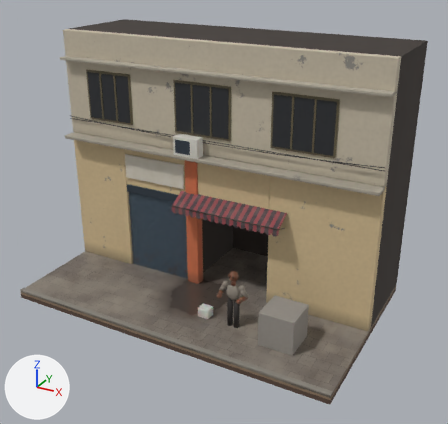
The Blender file art/blender/template.blend: old version first, new version second.
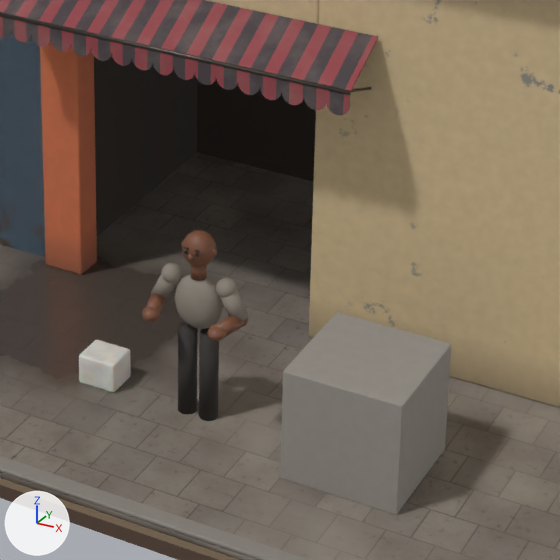
Each version is shown whole from a 50 mm lens placed at (8.43, -11.45, 9.86), pointed at (0.55, 2.87, 2.7), then close up on the part from 39% to 76% of the width and 48% to 87% of the height. Every picture has the same lights, and +X, +Y and +Z are marked at lower left. The last two pictures show the newer version.

The older version as bpy lines, for what is in view:
```python
ob_facade_pier_r = bpy.data.objects.new('FACADE_pier_R', me_facade_pier_r)
ob_facade_pier_r.location = (0.0, 0.0, 0.0)
ob_ref_person_1m60_brow0 = bpy.data.objects.new('REF_person_1m60_brow0', me_ref_person_1m60_brow0)
ob_ref_person_1m60_brow0.parent = ob_ref_person_1m60_root
ob_ref_person_1m60_brow0.location = (0.0, 0.0, 0.0)
ob_ref_person_1m60_ear0 = bpy.data.objects.new('REF_person_1m60_ear0', me_ref_person_1m60_ear0)
ob_ref_person_1m60_ear0.parent = ob_ref_person_1m60_root
ob_ref_person_1m60_ear0.location = (0.0, 0.0, 0.0)
ob_ref_person_1m60_eye0 = bpy.data.objects.new('REF_person_1m60_eye0', me_ref_person_1m60_eye0)
ob_ref_person_1m60_eye0.parent = ob_ref_person_1m60_root
ob_ref_person_1m60_eye0.location = (0.0, 0.0, 0.0)
ob_ref_person_1m60_head = bpy.data.objects.new('REF_person_1m60_head', me_ref_person_1m60_head)
ob_ref_person_1m60_head.parent = ob_ref_person_1m60_root
ob_ref_person_1m60_head.location = (0.0, 0.0, 0.0)
ob_ref_person_1m60_leg0 = bpy.data.objects.new('REF_person_1m60_leg0', me_ref_person_1m60_leg0)
ob_ref_person_1m60_leg0.parent = ob_ref_person_1m60_root
ob_ref_person_1m60_leg0.location = (0.0, 0.0, 0.0)
ob_ref_person_1m60_leg1 = bpy.data.objects.new('REF_person_1m60_leg1', me_ref_person_1m60_leg1)
ob_ref_person_1m60_leg1.parent = ob_ref_person_1m60_root
ob_ref_person_1m60_leg1.location = (0.0, 0.0, 0.0)
ob_ref_person_1m60_neck = bpy.data.objects.new('REF_person_1m60_neck', me_ref_person_1m60_neck)
ob_ref_person_1m60_neck.parent = ob_ref_person_1m60_root
ob_ref_person_1m60_neck.location = (0.0, 0.0, 0.0)
ob_ref_person_1m60_torso = bpy.data.objects.new('REF_person_1m60_torso', me_ref_person_1m60_torso)
ob_ref_person_1m60_torso.parent = ob_ref_person_1m60_root
ob_ref_person_1m60_torso.location = (0.0, 0.0, 0.0)
# also in view: 'SHOP_awning' at (0.75, 2.72, 2.88); 'PLINTH_bedding' at (0.0, 3.0, -0.09); 'PLINTH_soil' at (0.0, 3.0, -0.19); 'PLINTH_kerb' at (0.0, 0.08, 0.02); 'BUILDING_mass_0' at (-2.83, 4.62, 3.7)
```
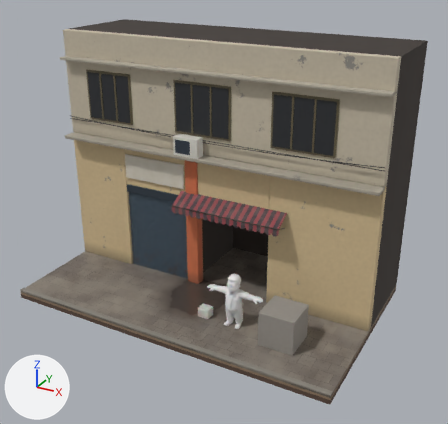
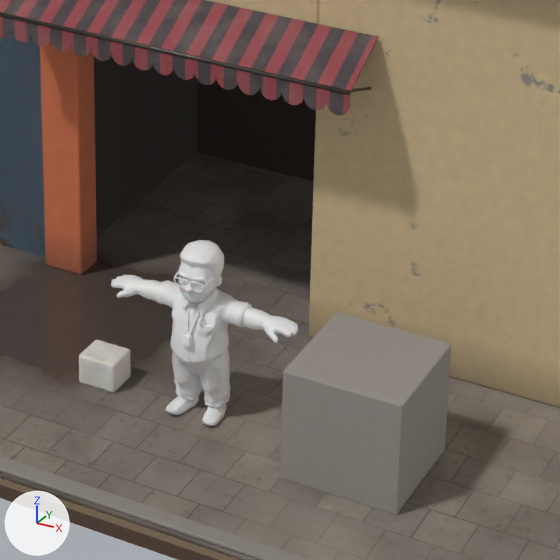
Not visible in the close-ups: 'REF_person_1m60_ear0', 'REF_person_1m60_brow0', 'REF_person_1m60_brow1'.

Boxes (x1, y1, x2, y2) around the edits, measured in the close-ups (560 x 560 px):
'REF_person_1m60_body', added: after (111, 240, 298, 426)
'REF_person_1m60_torso', deleted: before (175, 274, 223, 329)
'REF_person_1m60_leg0', deleted: before (178, 322, 198, 415)
'REF_person_1m60_leg1', deleted: before (199, 328, 219, 421)
'REF_person_1m60_head', deleted: before (182, 230, 216, 267)
'REF_person_1m60_upper_L', deleted: before (220, 290, 249, 321)
'REF_person_1m60_shoulder_R', deleted: before (161, 263, 182, 284)
'REF_person_1m60_shoulder_L', deleted: before (216, 278, 237, 298)
'REF_person_1m60_fore_L', deleted: before (215, 316, 245, 336)
'REF_person_1m60_upper_R', deleted: before (151, 275, 176, 302)
'REF_person_1m60_hand_R', deleted: before (142, 307, 161, 322)
'REF_person_1m60_hand_L', deleted: before (207, 324, 227, 341)
'REF_person_1m60_neck', deleted: before (191, 265, 207, 281)
'REF_person_1m60_fore_R', deleted: before (146, 293, 165, 310)
'REF_person_1m60_nose', deleted: before (188, 254, 193, 261)
'REF_person_1m60_elbow_L', deleted (mostly hidden): before (244, 318, 248, 326)
'REF_person_1m60_eye1', deleted: before (195, 253, 199, 257)

The change in detail:
Material 'MAT_human_office' (mat_mat_human_office) is new.
Its base color is (0.8, 0.8, 0.8) (white #e7e7e7).
Its subsurface weight is 0.06.
Its subsurface scale is 0.005.
Mesh me_human_office_mesh is new.
It has 21975 vertices, 31999 faces, 1 loose edge and spans x -0.85..0.85, y -0.23..0.23, z 0.0..1.58.
It uses material mat_mat_human_office (its picture is missing).
Object 'REF_person_1m60_leg0' (ob_ref_person_1m60_leg0) is deleted.
Object 'REF_person_1m60_leg1' (ob_ref_person_1m60_leg1) is deleted.
Object 'REF_person_1m60_torso' (ob_ref_person_1m60_torso) is deleted.
Object 'REF_person_1m60_neck' (ob_ref_person_1m60_neck) is deleted.
Object 'REF_person_1m60_head' (ob_ref_person_1m60_head) is deleted.
Object 'REF_person_1m60_eye0' (ob_ref_person_1m60_eye0) is deleted.
Object 'REF_person_1m60_ear0' (ob_ref_person_1m60_ear0) is deleted.
Object 'REF_person_1m60_brow0' (ob_ref_person_1m60_brow0) is deleted.
Object 'REF_person_1m60_eye1' (ob_ref_person_1m60_eye1) is deleted.
Object 'REF_person_1m60_ear1' (ob_ref_person_1m60_ear1) is deleted.
Object 'REF_person_1m60_brow1' (ob_ref_person_1m60_brow1) is deleted.
Object 'REF_person_1m60_nose' (ob_ref_person_1m60_nose) is deleted.
Object 'REF_person_1m60_shoulder_R' (ob_ref_person_1m60_shoulder_r) is deleted.
Object 'REF_person_1m60_upper_R' (ob_ref_person_1m60_upper_r) is deleted.
Object 'REF_person_1m60_fore_R' (ob_ref_person_1m60_fore_r) is deleted.
Object 'REF_person_1m60_hand_R' (ob_ref_person_1m60_hand_r) is deleted.
Object 'REF_person_1m60_shoulder_L' (ob_ref_person_1m60_shoulder_l) is deleted.
Object 'REF_person_1m60_upper_L' (ob_ref_person_1m60_upper_l) is deleted.
Object 'REF_person_1m60_elbow_L' (ob_ref_person_1m60_elbow_l) is deleted.
Object 'REF_person_1m60_fore_L' (ob_ref_person_1m60_fore_l) is deleted.
Object 'REF_person_1m60_hand_L' (ob_ref_person_1m60_hand_l) is deleted.
Object 'REF_person_1m60_body' (ob_ref_person_1m60_body) is new; it shows me_human_office_mesh.
Its location is (1.6, 1.5, 0.0).
